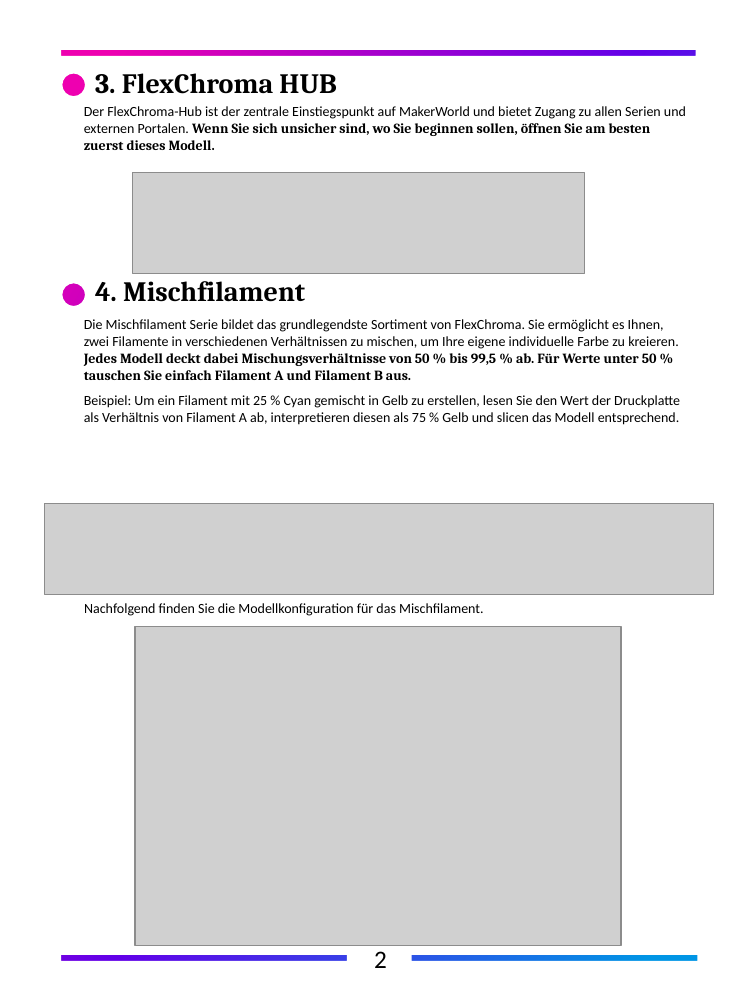
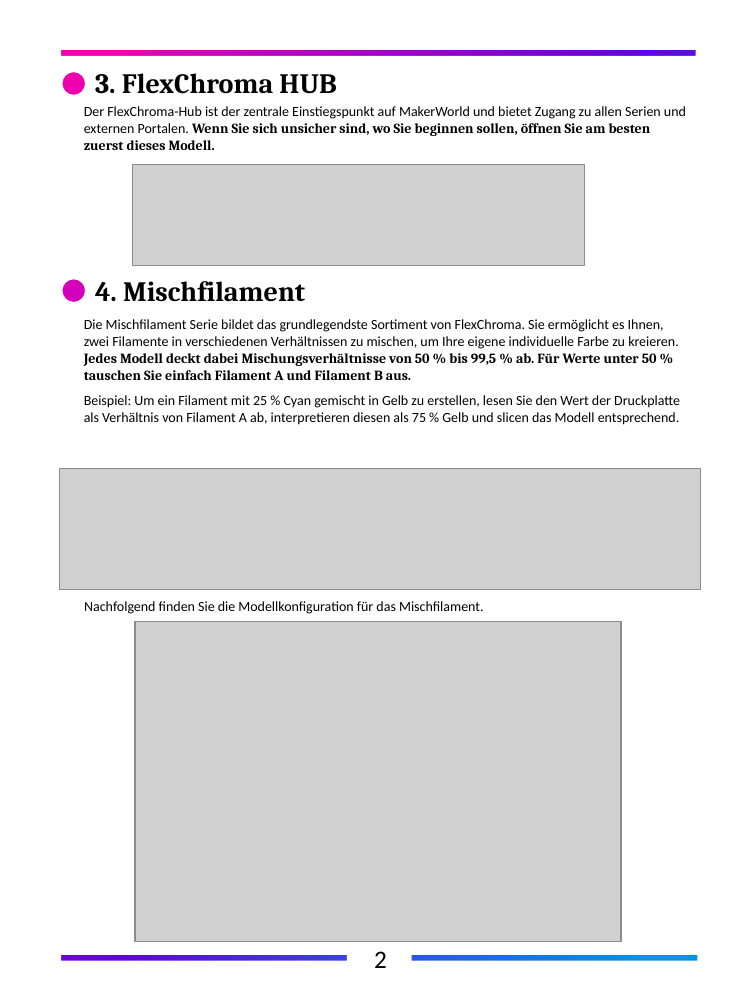
Before and after one commit to FlexChromaHQ/FlexChroma, a slide deck: slide 7 of Documents/Original/FlexChroma_Tour_Guide_DE.pptx. Drawn at 756x1008 pixels with LibreOffice and Linux fonts; fonts in the diff are those of the drawing; grey boxes stand for pictures. Boxes give left, top, right and bottom in pixels: in the first picture for what was removed or moved away, otherwise in the second. Text is boxed around its words. In the diff, an @@ line names an element or a change of style, - is before the commit and + after.

```diff
--- a/Documents/Original/FlexChroma_Tour_Guide_DE.pptx
+++ b/Documents/Original/FlexChroma_Tour_Guide_DE.pptx
@@ freeform shape at <box>1,0,756,1008</box>: outline redrawn @@
@@ rectangle: place and size @@
-rectangle at <box>0,0,756,1008</box>
+rectangle at <box>4,5,753,1003</box>
@@ picture: place and size @@
-picture at <box>133,172,585,273</box>
+picture at <box>133,164,585,265</box>
@@ picture: place and size @@
-picture at <box>44,504,714,595</box>
+picture at <box>59,469,701,590</box>
@@ picture: place and size @@
-picture at <box>135,626,621,946</box>
+picture at <box>135,622,621,941</box>
```
Also in this commit, not shown: 7 other slides changed, 3 other files.
